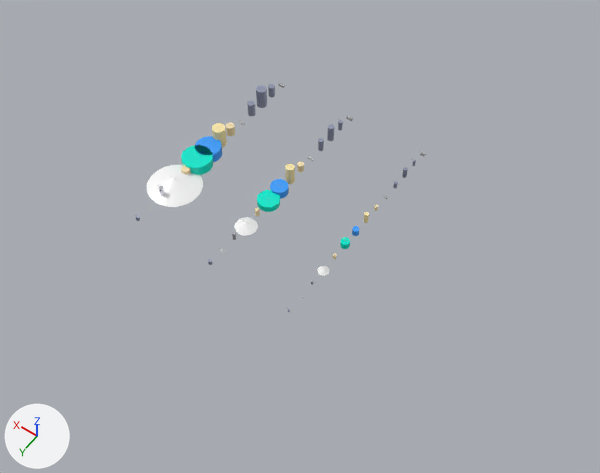
The Blender file blender/facilitiy_model-01.blend, before and after one commit.
The view is the same before and after, from a camera (50 mm lens) standing at (-108.0, 247.0, 277.0) and looking at (22.0, 66.0, -9.0). Lighting does not change. The marker at lower left points along +X, +Y and +Z. The first picture is the older version.

The older version as bpy lines, for what is in view:
```python
ob_brine_tank_regional = bpy.data.objects.new('Brine_Tank_regional', me_cylinder_206)
ob_brine_tank_regional.location = (80.0, 64.0, 2.5)
ob_nacl_pile_community = bpy.data.objects.new('NaCl_Pile_community', me_cone_019)
ob_nacl_pile_community.location = (40.0, 80.0, 1.5)
ob_nacl_pile_micro = bpy.data.objects.new('NaCl_Pile_micro', me_cone_018)
ob_nacl_pile_micro.location = (0.0, 80.0, 1.0)
ob_nacl_pile_regional = bpy.data.objects.new('NaCl_Pile_regional', me_cone_020)
ob_nacl_pile_regional.location = (80.0, 80.0, 2.5)
ob_sand_heat_storage_community = bpy.data.objects.new('Sand_Heat_Storage_community', me_cylinder_194)
ob_sand_heat_storage_community.location = (40.0, 48.0, 4.5)
ob_sand_heat_storage_regional = bpy.data.objects.new('Sand_Heat_Storage_regional', me_cylinder_204)
ob_sand_heat_storage_regional.location = (80.0, 48.0, 5.0)
```
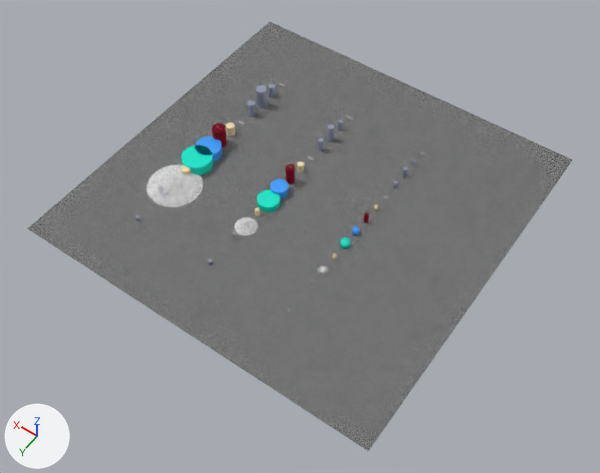
The change, as a list of edits to the scene's bpy script:
```text
Change mat_sand_mt:
    mat_sand_mt.base_color: (0.95, 0.8, 0.4) -> (0.136, 0.0, 0.00472)  # beige #f9e7aa -> dark red #67000f
Change mat_salt_mt:
    remove # nodes: BsdfPrincipled, OutputMaterial
    remove # colours: white #ffffff
    nodes: BsdfPrincipled, Bump, OutputMaterial, TexNoise, TexWave, ValToRGB
    colours: white #ffffff, grey #7f7f7f
Add mat_ground:
    mat_ground = bpy.data.materials.new('ground')
    # nodes: BsdfPrincipled, Bump, OutputMaterial, TexNoise, ValToRGB
    # colours: black #000000, white #ffffff
Add me_plane_021:
    me_plane_021.from_pydata([(-1.0, -1.0, 0.0), (1.0, -1.0, 0.0), (-1.0, 1.0, 0.0), (1.0, 1.0, 0.0)], [], [(0, 1, 3, 2)])
    me_plane_021.materials.append(mat_ground)
Add ob_ground:
    ob_ground = bpy.data.objects.new('GROUND', me_plane_021)
    ob_ground.location = (29.0, 49.0, -0.1)
    ob_ground.scale = (-86.1, -86.1, -86.1)
```

Boxes [x1, y1, x2, y2] around the edits, measured in the pictures (600 x 473 px):
'GROUND', added
    after: [27, 22, 572, 451]
'NaCl_Pile_regional', surface changed (white to grey)
    both: [146, 165, 203, 207]
'NaCl_Pile_community', surface changed (white to grey)
    both: [234, 217, 258, 236]
'Sand_Heat_Storage_regional', recoloured (beige to dark red)
    both: [212, 123, 227, 148]
'Sand_Heat_Storage_community', recoloured (beige to dark red)
    both: [285, 164, 295, 184]
'NaCl_Pile_micro', surface changed
    both: [317, 266, 329, 276]
'Sand_Heat_Storage_micro', recoloured
    both: [363, 212, 369, 223]
